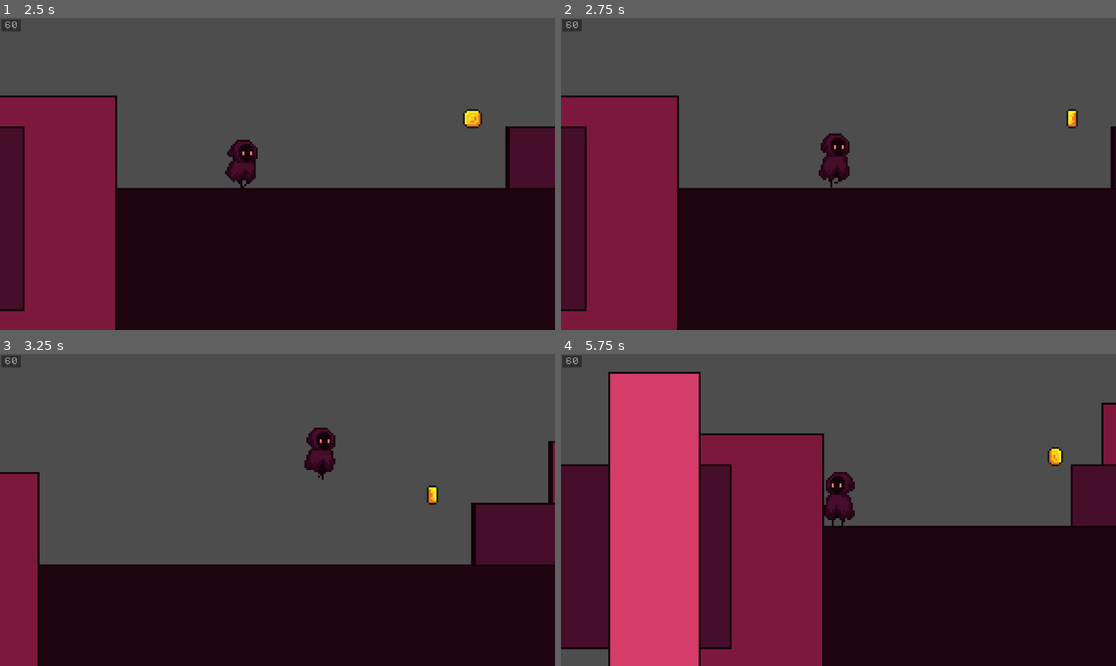
Above: before the commit, frames 1-4 (two rows, left to right).
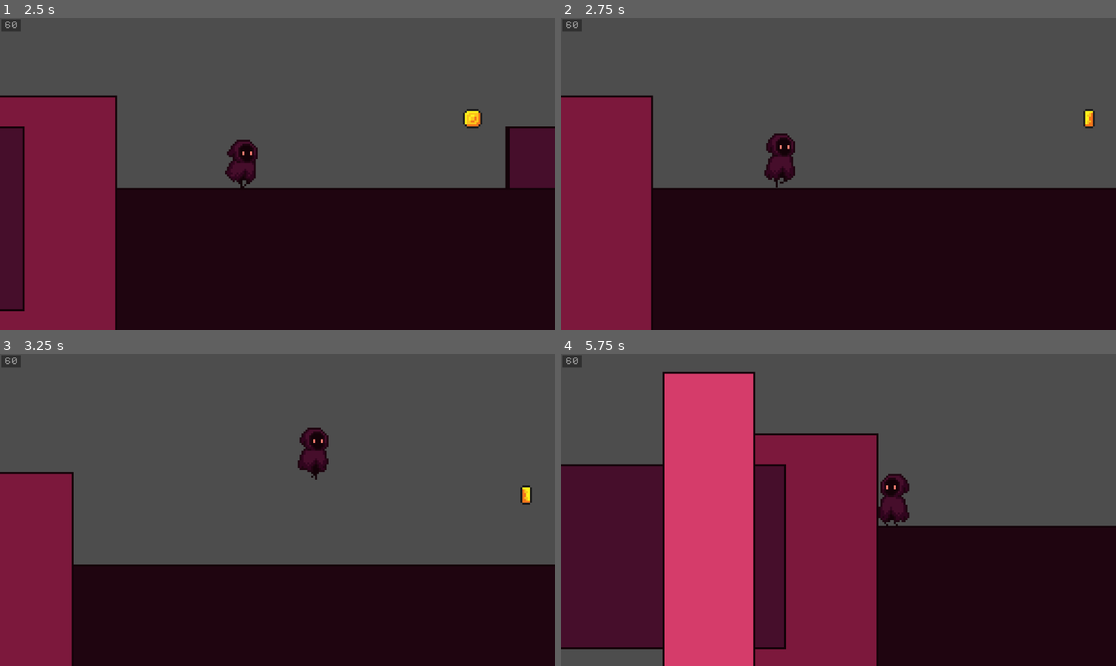
Above: after the commit, the same moments.

Repository: SuperDuperOrganisationsname/gmtk2024
Game: Godot game, scene res://scenes/game.tscn
The game is run twice, just before and just after one commit, with the same random seed, the same clock (stepped at 60 frames per second) and the same inputs.
Inputs:
- Up to frame 1 (2.5 s): hold D (move_right) 0.53-1.28 s; tap J (attack) at 0.6 s; tap Space (jump) at 0.77, 1.52 s; hold A (move_left) 1.28-2.03 s; tap H (shrink) at 1.35 s; hold D (move_right) from 2.03 s (still down); hold L (strech) from 2.03 s (still down)
- Up to frame 2 (2.75 s): keep holding D (move_right); keep holding L (strech)
- Up to frame 3 (3.25 s): keep holding D (move_right); release L (strech) at 2.78 s; tap / (swap_scale_mode) at 2.85 s; tap Space (jump) at 3.02 s
- Up to frame 4 (5.75 s): release D (move_right) at 3.53 s; hold K (throw) 3.53-4.28 s; hold A (move_left) from 3.53 s (still down); tap Space (jump) at 3.77, 4.52 s; tap R (toggle_scale_item) at 4.35 s; tap U (undo_scale) at 5.1 s

Frame 1 is identical in both runs. In frame 2, 8.2% of the frame differs, in the area x 0-100%, y 24-100%; in frame 3, 7.9%; in frame 4, 33%, in the area x 8-100%, y 5-100%.

Commit message:
change max scale

Diff:
--- a/scripts/scaling_tilemap.gd
+++ b/scripts/scaling_tilemap.gd
@@ -33,7 +33,7 @@
 const SCALE_SPEED: float = 3.0
 
 # Upper bound for stretching
-const MAX_SCALE: float = 2.5
+const MAX_SCALE: float = 5
 
 # If stretch is near 1, round it to 1
 const ROUND_THRESHOLD: float = 0.04
